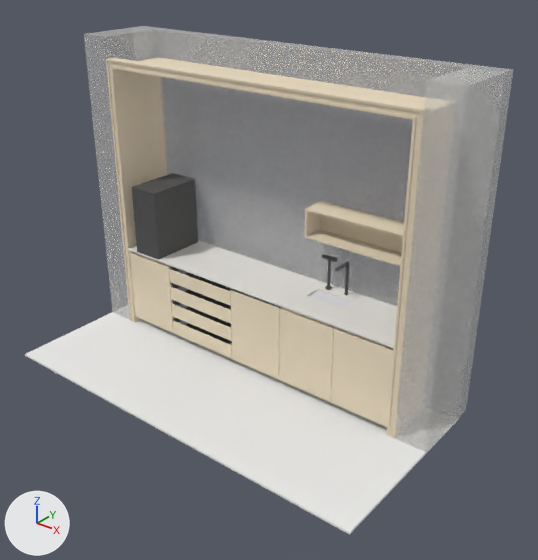
The glTF model 2025-284-C06-Kaffenisje/modell.glb: old version first, new version second.
Camera for both pictures: a 50 mm camera at (5821.0, -4801.0, 4067.0) aimed at (2085.0, -132.0, 1172.0). The axes (+X, +Y, +Z) are drawn at lower left. The lights are the same throughout. The older version comes first. Vertices at exactly the same position are counted once.

The older version as bpy lines, for what is in view:
```python
ob_mesh_0 = bpy.data.objects.new('Mesh_0', me_mesh_0)
ob_mesh_0.location = (0.0, 0.0, 0.0)
```
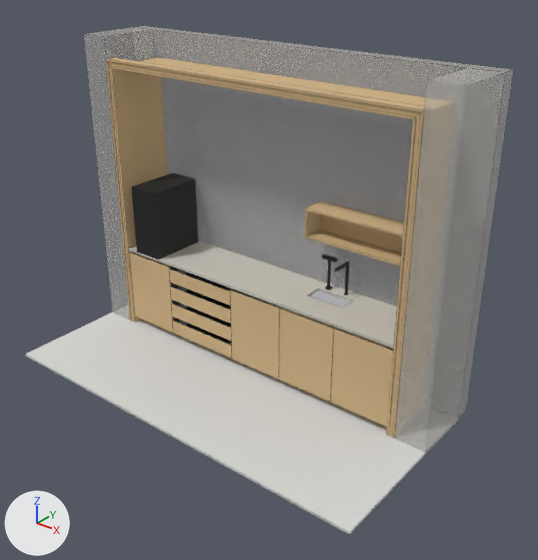
What changed in the scene script:
```text
Change mat_material_003:
    mat_material_003.base_color: (0.08, 0.08, 0.08) -> (0.00719, 0.00719, 0.00719)  # dark grey #505050 -> black #141414
Change mat_front:
    mat_front.base_color: (0.82, 0.7, 0.52) -> (0.638, 0.448, 0.233)  # beige #eadabf -> brown #d1b385
Change mat_material_007:
    mat_material_007.base_color: (0.82, 0.7, 0.52) -> (0.638, 0.448, 0.233)  # beige #eadabf -> brown #d1b385
Change mat_material_008:
    mat_material_008.base_color: (0.8, 0.78, 0.74) -> (0.604, 0.57, 0.507)  # white #e7e5df -> light grey #ccc7bd
Change mat_material_009:
    mat_material_009.base_color: (0.75, 0.76, 0.78) -> (0.523, 0.538, 0.57)  # white #e1e2e5 -> light grey #bfc2c7
Change mat_vegg:
    mat_vegg.base_color: (0.86, 0.85, 0.82) -> (0.711, 0.692, 0.638)  # white #efedea -> light grey #dbd9d1
Change mat_gulv:
    mat_gulv.base_color: (0.86, 0.86, 0.85) -> (0.711, 0.711, 0.692)  # white #efefed -> light grey #dbdbd9
Add mat_kantlinjer:
    mat_kantlinjer = bpy.data.materials.new('kantlinjer')
    # nodes: BsdfTransparent, Emission, LightPath, MixShader, OutputMaterial
    # colours: black #292b29
Change me_mesh_0:
    used by ob_mesh_0; location = (0.0, 0.0, 0.0)
    remove me_mesh_0.from_pydata(...)  # 2148 vertices, 3908 faces; spans x -300.0..3700.0, y -1200.0..751.0, z -20.0..3058.0
    add me_mesh_0.from_pydata(...)  # 22864 vertices, 25036 faces; spans x -302.0..3702.0, y -1202.0..753.0, z -22.0..3060.0
    me_mesh_0 part 1: 20716 vertices added at x -302.0..3702.0, y -1202.0..753.0, z -22.0..3060.0
    add me_mesh_0.materials.append(mat_kantlinjer)
```

Location of each change, (x1, y1, x2, y2) in pixels of the pictures (538 x 560 px):
'Mesh_0', recoloured, reshaped
    before: (25, 26, 513, 535)
    after: (25, 26, 514, 535)
part 1 of me_mesh_0, added
    after: (25, 26, 514, 535)
